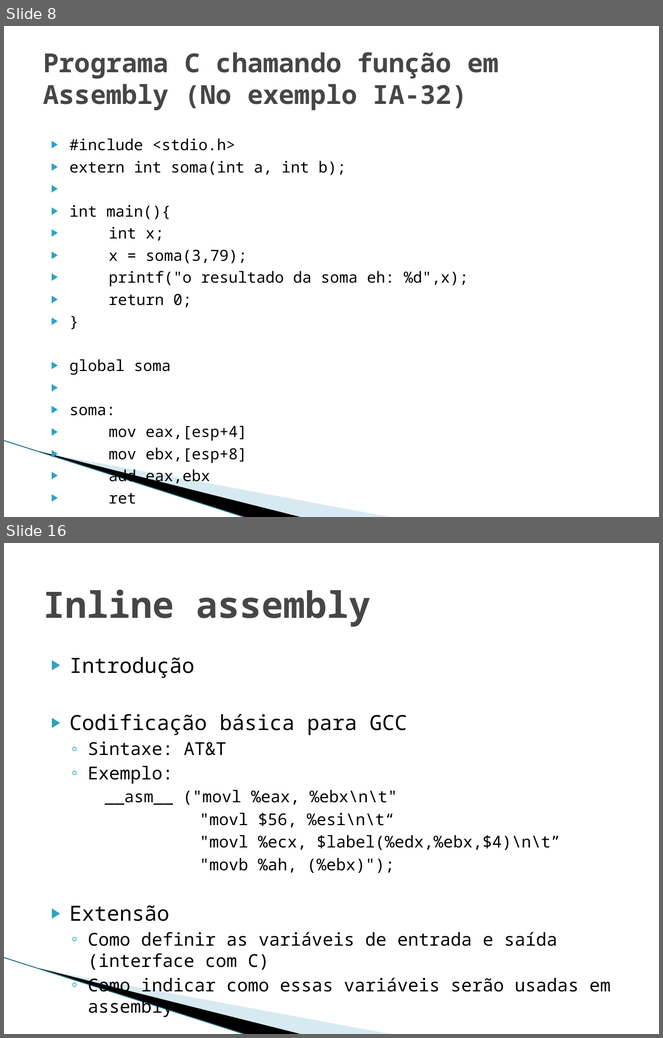
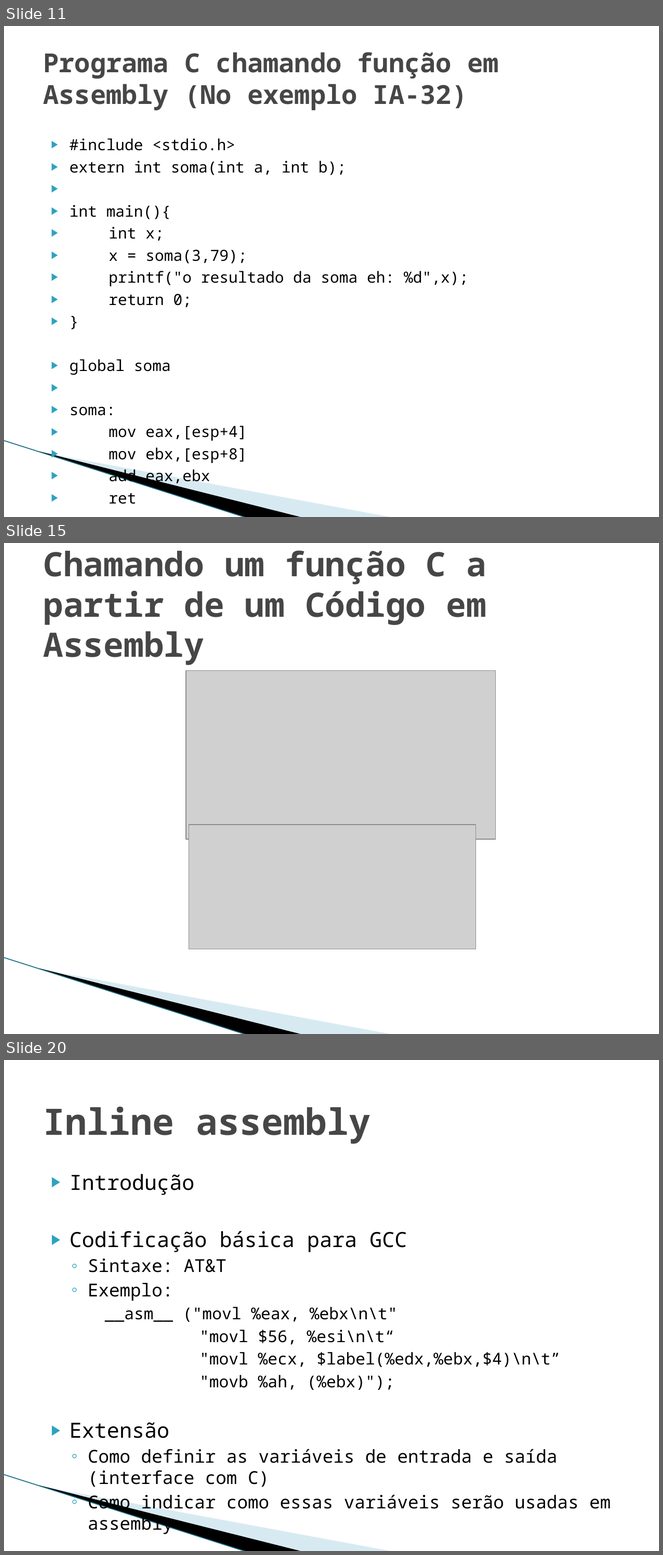
Before and after one commit to phdenis40/mips-assembler-unb, a slide deck: seminario/Interface entre C e Assemby 8085.pptx. Shown one above the other, each under a label of ours: slides 8 and 16 before the commit, slides 11, 15 and 20 after it; the slides between them are not shown. The pictures are 663x1038 and 663x1555 pixels, drawn with LibreOffice and Linux fonts; fonts in the diff are those of the drawing; grey boxes stand for pictures; background and template pictures are left out. Boxes give left, top, right and bottom in pixels: in the first picture for what was removed or moved away, otherwise in the second. Text is boxed around its words. In the diff, an @@ line names an element or a change of style, - is before the commit and + after.

```diff
--- a/seminario/Interface entre C e Assemby 8085.pptx
+++ b/seminario/Interface entre C e Assemby 8085.pptx
@@ slide 15 added at (x1=4, y1=543, x2=659, y2=1034), background #FFFFFF; not listed: 3 template elements that a slide beside it also shows @@
@@ title added at (x1=43, y1=550, x2=487, y2=625), 36.9 pt, text #464646, bold @@
+Chamando um função C a partir de um Código em Assembly
@@ picture added at (x1=186, y1=671, x2=495, y2=839) @@
@@ picture added at (x1=189, y1=825, x2=476, y2=949) @@
@@ what was slide 8 is now slide 11 @@
@@ what was slide 16 is now slide 20 @@
```
Also in this commit, not shown: 8 slides changed, 9 other slides added, 6 slides removed.
